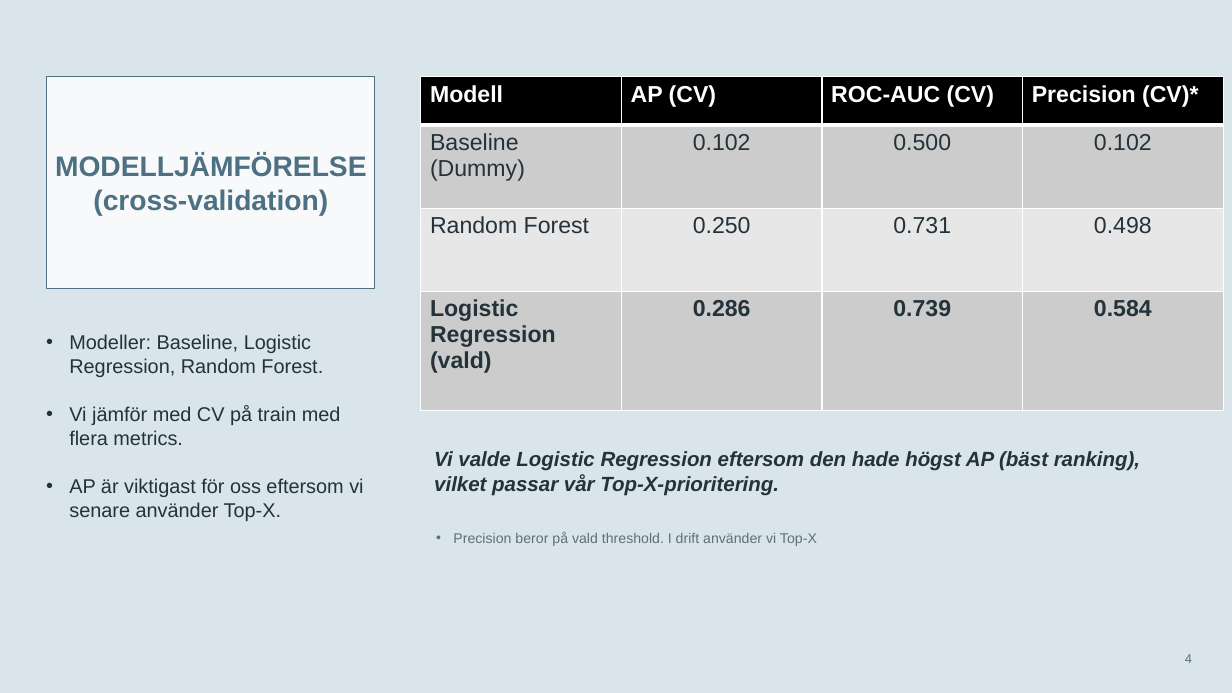
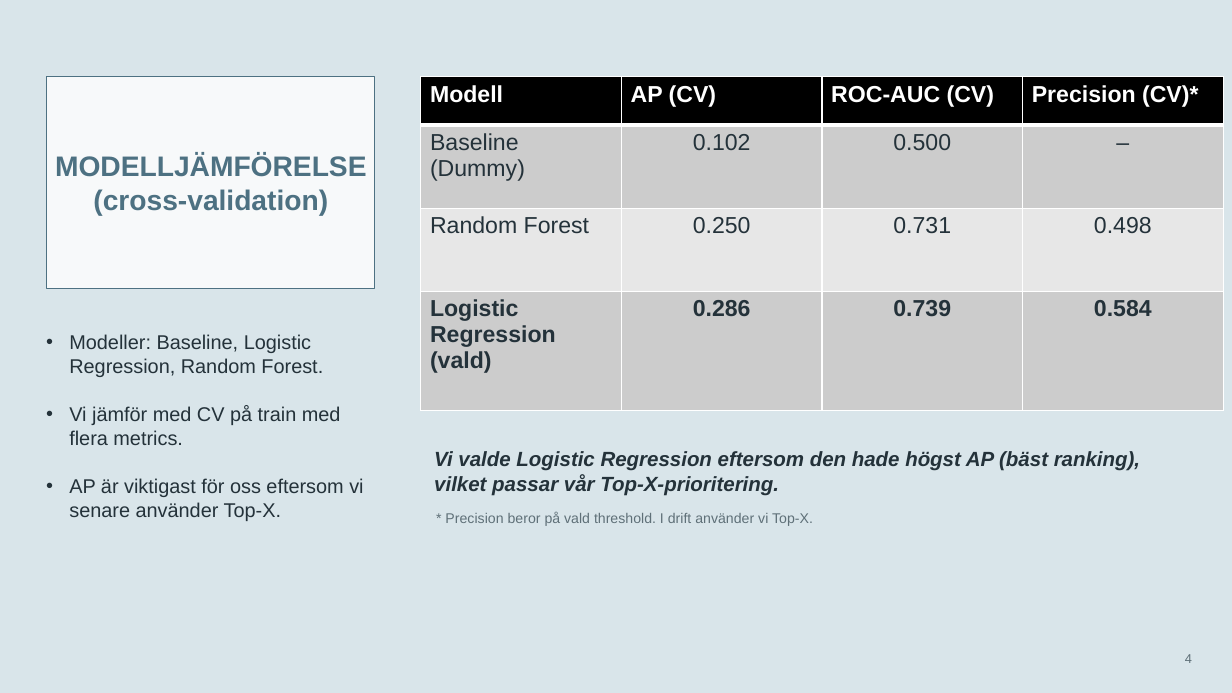
Before and after one commit to janekrajt-tech/Gruppuppgift-ML-, a slide deck: slide 4 of marketplace_safety_slides.pptx. Drawn at 1232x693 pixels with LibreOffice and Linux fonts; fonts in the diff are those of the drawing. Boxes give left, top, right and bottom in pixels: in the first picture for what was removed or moved away, otherwise in the second. Text is boxed around its words. In the diff, an @@ line names an element or a change of style, - is before the commit and + after.

```diff
--- a/marketplace_safety_slides.pptx
+++ b/marketplace_safety_slides.pptx
@@ table at (421,77,1223,410) @@
-row 2, column 4: 0.102
+row 2, column 4: –
@@ text at (445,512,813,526): text changed @@
-• Precision beror på vald threshold. I drift använder vi Top-X
+* Precision beror på vald threshold. I drift använder vi Top-X.
```
Also in this commit, not shown: 4 other slides changed.
